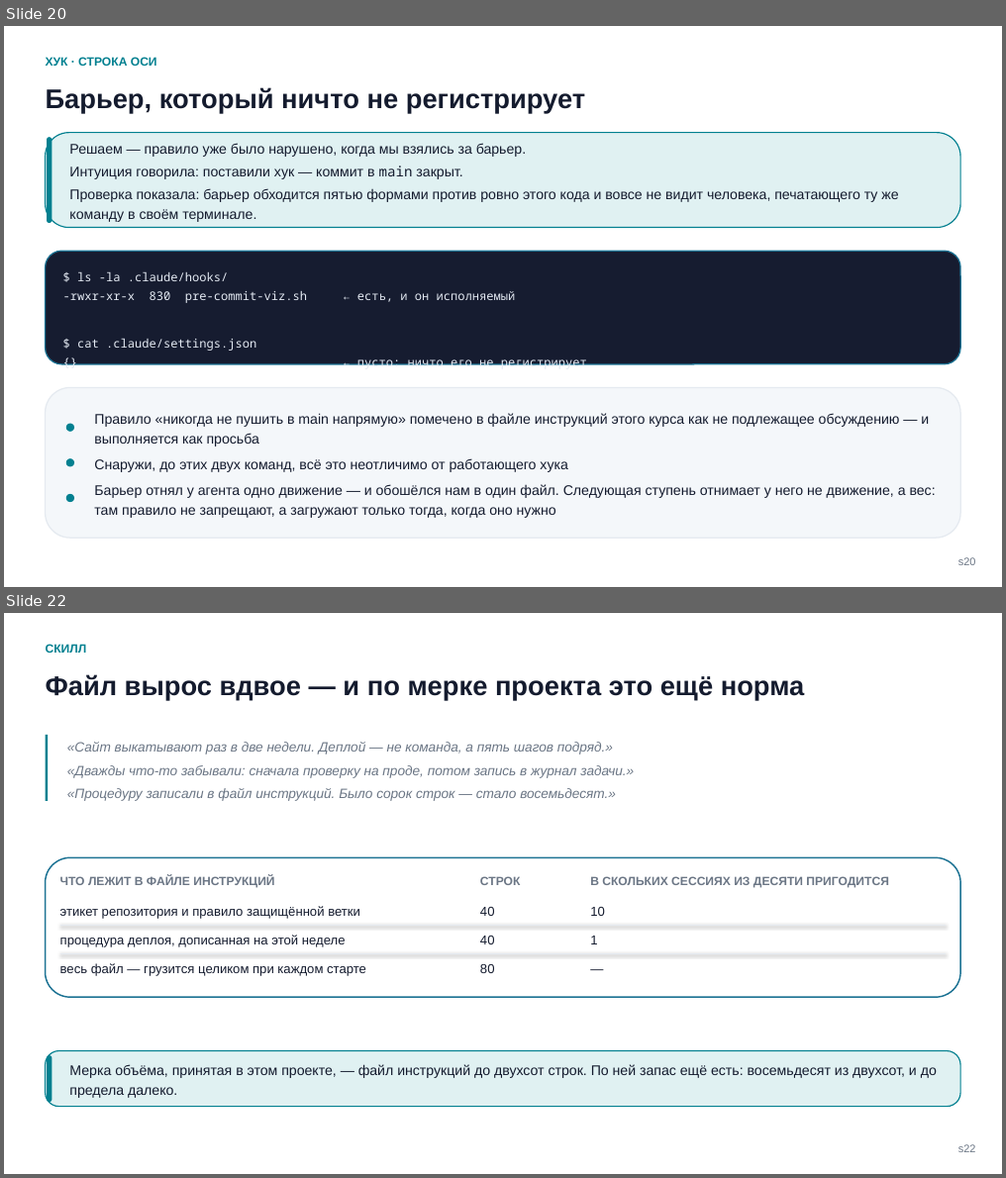
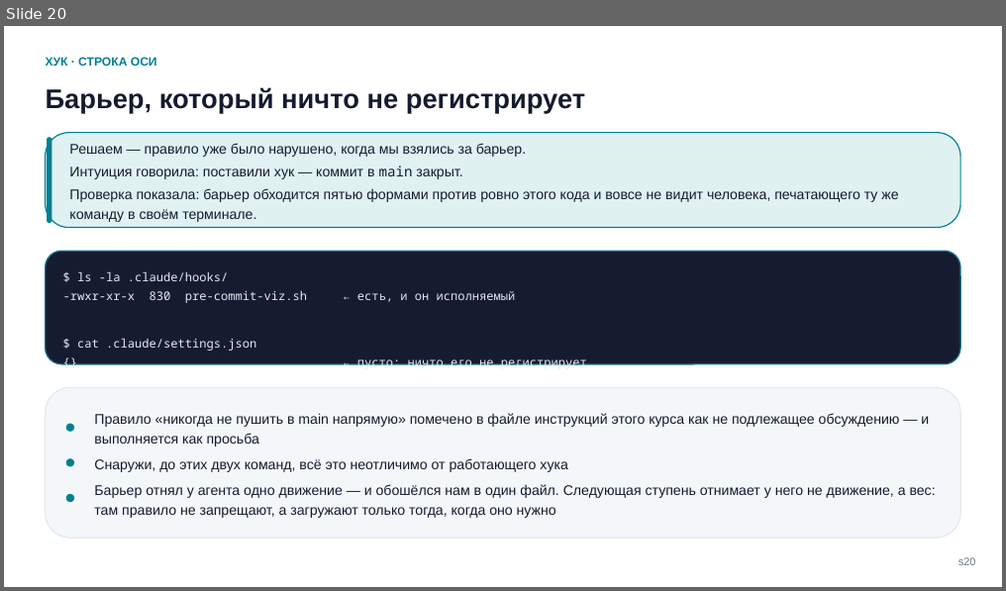
Before and after one commit to tellina-study/AI-usage-lessons, a slide deck: library/seminars/sem-05/rendered/sem-05.pptx. Shown one above the other, each under a label of ours: slides 20 and 22 before the commit, slide 20 after it; the slides between them are not shown. The pictures are 1006x1178 and 1006x591 pixels, drawn with LibreOffice and Linux fonts; fonts in the diff are those of the drawing. Boxes give left, top, right and bottom in pixels: in the first picture for what was removed or moved away, otherwise in the second. Text is boxed around its words. In the diff, an @@ line names an element or a change of style, - is before the commit and + after.

```diff
--- a/library/seminars/sem-05/rendered/sem-05.pptx
+++ b/library/seminars/sem-05/rendered/sem-05.pptx
@@ slide 22 removed at <box>4,613,1002,1174</box>, background #FFFFFF @@
@@ text removed at <box>46,644,87,653</box> @@
-СКИЛЛ
@@ text removed at <box>46,674,805,700</box> @@
-Файл вырос вдвое — и по мерке проекта это ещё норма
@@ rectangle removed at <box>46,735,49,802</box> @@
@@ text removed at <box>67,742,634,801</box> @@
-«Сайт выкатывают раз в две недели. Деплой — не команда, а пять шагов подряд.»
-«Дважды что-то забывали: сначала проверку на проде, потом запись в журнал задачи.»
-«Процедуру записали в файл инструкций. Было сорок строк — стало восемьдесят.»
@@ rounded rectangle removed at <box>46,858,960,997</box> @@
@@ text removed at <box>60,876,274,888</box> @@
-ЧТО ЛЕЖИТ В ФАЙЛЕ ИНСТРУКЦИЙ
@@ text removed at <box>480,876,521,885</box> @@
-СТРОК
@@ text removed at <box>590,876,889,888</box> @@
-В СКОЛЬКИХ СЕССИЯХ ИЗ ДЕСЯТИ ПРИГОДИТСЯ
@@ text removed at <box>60,906,360,919</box> @@
-этикет репозитория и правило защищённой ветки
@@ text removed at <box>480,907,495,916</box> @@
-40
@@ text removed at <box>590,907,605,916</box> @@
-10
@@ line removed from (60, 925) to (945, 925) @@
@@ text removed at <box>60,935,346,948</box> @@
-процедура деплоя, дописанная на этой неделе
@@ text removed at <box>480,936,495,945</box> @@
-40
@@ text removed at <box>590,936,597,945</box> @@
-1
@@ line removed from (60, 954) to (945, 954) @@
@@ text removed at <box>60,963,366,976</box> @@
-весь файл — грузится целиком при каждом старте
@@ text removed at <box>480,964,495,973</box> @@
-80
@@ text removed at <box>590,954,934,982</box> @@
-—
@@ rounded rectangle removed at <box>46,1051,960,1106</box> @@
@@ rounded rectangle removed at <box>47,1056,52,1102</box> @@
@@ text removed at <box>69,1064,937,1098</box> @@
-Мерка объёма, принятая в этом проекте, — файл инструкций до двухсот строк. По ней запас ещё есть: восемьдесят из двухсот, и до предела далеко.
@@ text removed at <box>958,1145,976,1153</box> @@
-s22
```
Also in this commit, not shown: 15 slides changed, 10 slides added, 9 other slides removed, 48 other files.
